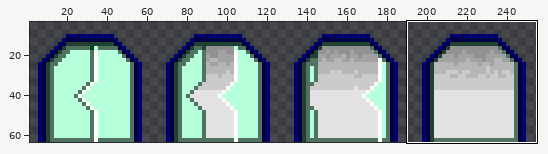
Pixel-art file: assets/door.ase. Above, an overview of the earlier version with the close-up marked.
Close-up. Before the edit:
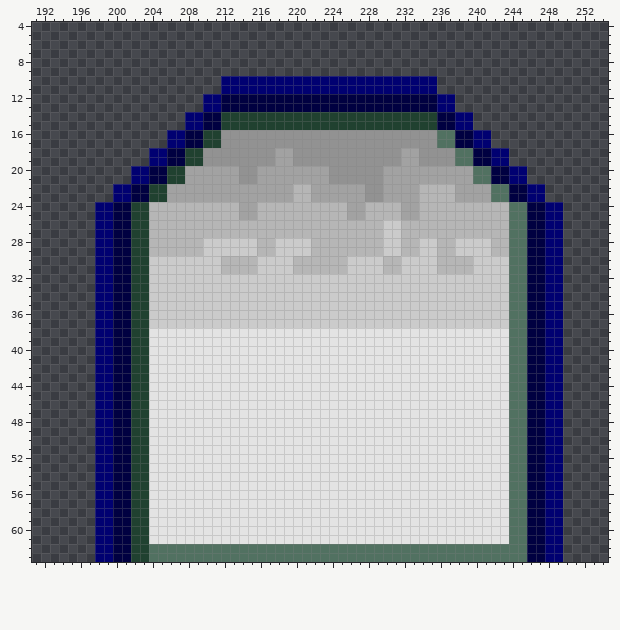
256x64 pixels, 1 frame. Shown: x 191..254, y 4..63. The old version is drawn lined up with the new one. The wide view leaves out empty margins. The commit also changed other parts of the picture, which this record leaves out.
New version:
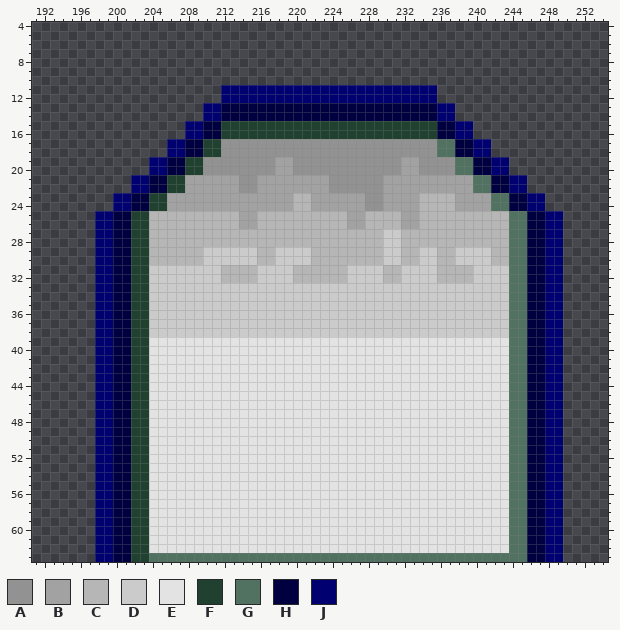
Palette (. is transparent): A #929292  B #a2a2a2  C #b6b6b6  D #cbcbcb  E #e3e3e3  F #204130  G #517161  H #000041  J #000071
Difference:
drawings rearranged on the sheet (the old picture shows each at its new place)
@@ x 191..254 @@
  9 ................................................................
-10 .....................JJJJJJJJJJJJJJJJJJJJJJJJ...................
+10 ................................................................
 11 .....................JJJJJJJJJJJJJJJJJJJJJJJJ...................
-12 ...................JJHHHHHHHHHHHHHHHHHHHHHHHHJJ.................
+12 .....................JJJJJJJJJJJJJJJJJJJJJJJJ...................
 13 ...................JJHHHHHHHHHHHHHHHHHHHHHHHHJJ.................
-14 .................JJHHFFFFFFFFFFFFFFFFFFFFFFFFHHJJ...............
+14 ...................JJHHHHHHHHHHHHHHHHHHHHHHHHJJ.................
 15 .................JJHHFFFFFFFFFFFFFFFFFFFFFFFFHHJJ...............
-16 ...............JJHHFFAAAAAAAAAAAAAAAAAAAAAAAAGGHHJJ.............
+16 .................JJHHFFFFFFFFFFFFFFFFFFFFFFFFHHJJ...............
 17 ...............JJHHFFAAAAAAAAAAAAAAAAAAAAAAAAGGHHJJ.............
-18 .............JJHHFFAAAAAAAABBAAAAAAAAAAAABBAAAAGGHHJJ...........
+18 ...............JJHHFFAAAAAAAAAAAAAAAAAAAAAAAAGGHHJJ.............
 19 .............JJHHFFAAAAAAAABBAAAAAAAAAAAABBAAAAGGHHJJ...........
-20 ...........JJHHFFBBBBBBAABBBBBBBBAAAAAABBBBBBBBBBGGHHJJ.........
+20 .............JJHHFFAAAAAAAABBAAAAAAAAAAAABBAAAAGGHHJJ...........
 21 ...........JJHHFFBBBBBBAABBBBBBBBAAAAAABBBBBBBBBBGGHHJJ.........
-22 .........JJHHFFBBBBBBBBBBBBBBCCBBBBBBAABBBBCCCCBBBBGGHHJJ.......
+22 ...........JJHHFFBBBBBBAABBBBBBBBAAAAAABBBBBBBBBBGGHHJJ.........
 23 .........JJHHFFBBBBBBBBBBBBBBCCBBBBBBAABBBBCCCCBBBBGGHHJJ.......
-24 .......JJHHFFCCCCCCCCCCBBCCCCCCCCCCBBCCCCBBCCCCCCCCCCGGHHJJ.....
+24 .........JJHHFFBBBBBBBBBBBBBBCCBBBBBBAABBBBCCCCBBBBGGHHJJ.......
 25 .......JJHHFFCCCCCCCCCCBBCCCCCCCCCCBBCCCCBBCCCCCCCCCCGGHHJJ.....
-26 .......JJHHFFCCCCCCCCCCCCCCCCCCCCCCCCCCDDCCCCCCCCCCCCGGHHJJ.....
+26 .......JJHHFFCCCCCCCCCCBBCCCCCCCCCCBBCCCCBBCCCCCCCCCCGGHHJJ.....
 27 .......JJHHFFCCCCCCCCCCCCCCCCCCCCCCCCCCDDCCCCCCCCCCCCGGHHJJ.....
-28 .......JJHHFFCCCCCCDDDDDDCCDDDDCCCCCCCCDDCCDDCCDDDDCCGGHHJJ.....
+28 .......JJHHFFCCCCCCCCCCCCCCCCCCCCCCCCCCDDCCCCCCCCCCCCGGHHJJ.....
 29 .......JJHHFFCCCCCCDDDDDDCCDDDDCCCCCCCCDDCCDDCCDDDDCCGGHHJJ.....
-30 .......JJHHFFDDDDDDDDCCCCDDDDCCCCCCDDDDCCDDDDCCCCDDDDGGHHJJ.....
+30 .......JJHHFFCCCCCCDDDDDDCCDDDDCCCCCCCCDDCCDDCCDDDDCCGGHHJJ.....
 31 .......JJHHFFDDDDDDDDCCCCDDDDCCCCCCDDDDCCDDDDCCCCDDDDGGHHJJ.....
-32 .......JJHHFFDDDDDDDDDDDDDDDDDDDDDDDDDDDDDDDDDDDDDDDDGGHHJJ.....
+32 .......JJHHFFDDDDDDDDCCCCDDDDCCCCCCDDDDCCDDDDCCCCDDDDGGHHJJ.....
 33 .......JJHHFFDDDDDDDDDDDDDDDDDDDDDDDDDDDDDDDDDDDDDDDDGGHHJJ.....
@@ x 202..245 @@
 37 FFDDDDDDDDDDDDDDDDDDDDDDDDDDDDDDDDDDDDDDDDGG
-38 FFEEEEEEEEEEEEEEEEEEEEEEEEEEEEEEEEEEEEEEEEGG
+38 FFDDDDDDDDDDDDDDDDDDDDDDDDDDDDDDDDDDDDDDDDGG
 39 FFEEEEEEEEEEEEEEEEEEEEEEEEEEEEEEEEEEEEEEEEGG
@@ x 202..245 @@
 61 FFEEEEEEEEEEEEEEEEEEEEEEEEEEEEEEEEEEEEEEEEGG
-62 FFGGGGGGGGGGGGGGGGGGGGGGGGGGGGGGGGGGGGGGGGGG
+62 FFEEEEEEEEEEEEEEEEEEEEEEEEEEEEEEEEEEEEEEEEGG
 63 FFGGGGGGGGGGGGGGGGGGGGGGGGGGGGGGGGGGGGGGGGGG
Changed places in both close-ups, as pixel boxes (x1, y1, x2, y2):
changed: (95, 76, 563, 283)
changed: (149, 328, 509, 337)
changed: (149, 544, 509, 553)
